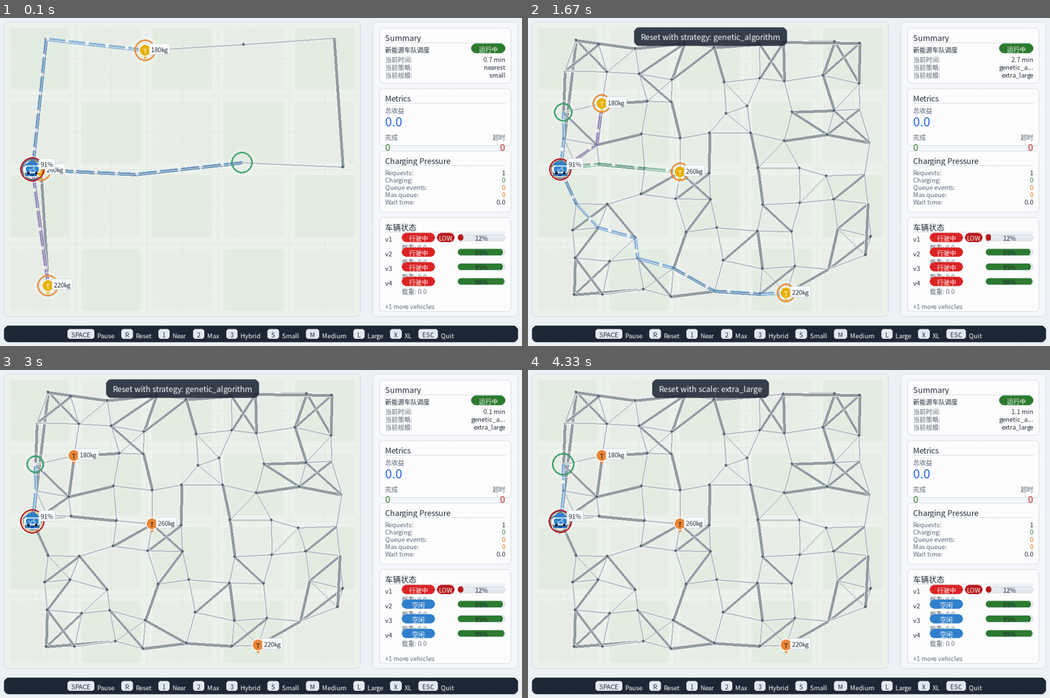
Above: before the commit, frames 1-4 (two rows, left to right).
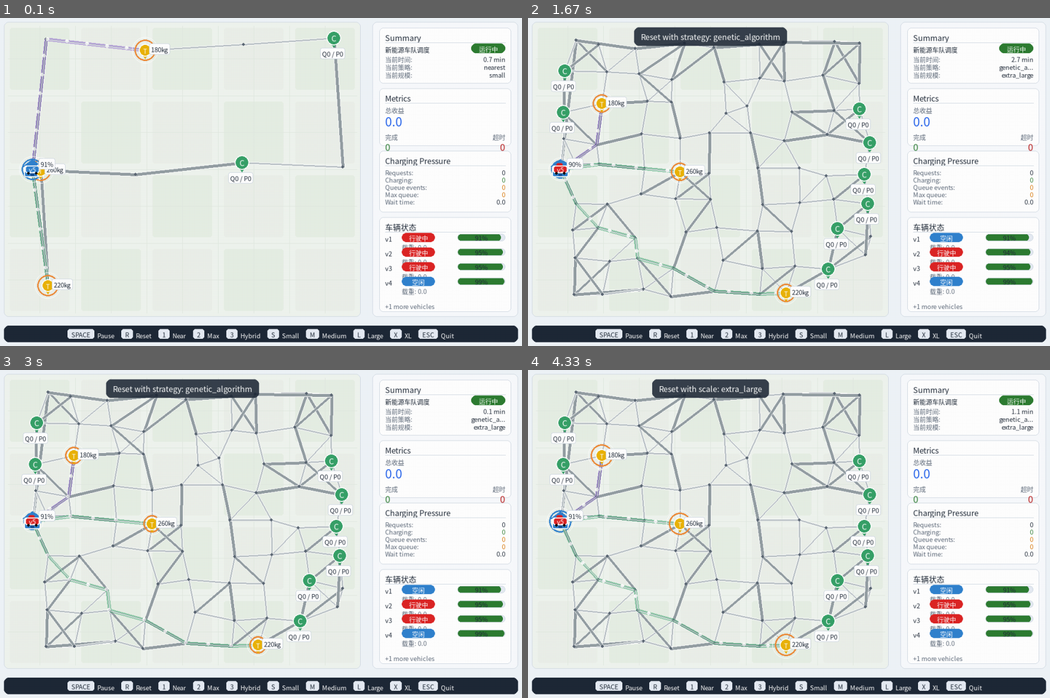
Above: after the commit, the same moments.

Repository: Ltyyyyy0429/Data-Structure-Course-Design
Game: pygame game, started from ui/simulator_app.py
Same seed, same stepped clock (60 frames per second), same inputs: the game is played once before the commit and once after it.
Inputs:
- Up to frame 1 (0.1 s): no input
- Up to frame 2 (1.67 s): tap one key every 0.33 s from 0.33 s: 4 2 X 4
- Up to frame 3 (3 s): tap M at 2.17, 2.5 s; tap X at 2.9 s; tap 4 at 2.98 s
- Up to frame 4 (4.33 s): tap X at 3.2, 3.4, 3.7, 3.9, 4.2 s

The runs differ from the first frame. In frame 1, 1.6% of the frame differs, in the area x 3-97%, y 4-82%; in frame 2, 2.5%; in frame 3, 3.3%; in frame 4, 3.4%, in the area x 3-97%, y 13-88%.

Commit message:
chore: update final experiment outputs and UI docs

Diff:
--- a/batch_experiment.py
+++ b/batch_experiment.py
@@ -2,6 +2,7 @@
 
 import json
 import csv
+import math
 import os
 import random
 import sys
@@ -10,6 +11,7 @@
 from simulator.pathfinder_adapter import RealPathfinder
 from core.difficulty import get_difficulty_config
 from core.map_generator import generate_all_maps
+from strategy import Dispatcher
 
 
 SCALES = ["small", "medium", "large", "extra_large"]
@@ -31,6 +33,48 @@
     "total_charging_wait_time",
     "max_queue_length",
 ]
+
+
+def expected_run_count(difficulties: list[str]) -> int:
+    """Return the number of rows expected for the selected experiment scope."""
+    return len(difficulties) * len(SCALES) * len(STRATEGIES)
+
+
+def validate_results(results: list[dict], difficulties: list[str]) -> None:
+    """Fail fast if the unified experiment output is incomplete.
+
+    This prevents accidentally writing an old 36-row CSV or a partial CSV when
+    one strategy/scale/difficulty combination crashes.
+    """
+    expected_count = expected_run_count(difficulties)
+    if len(results) != expected_count:
+        raise RuntimeError(
+            f"实验结果行数不完整: 当前 {len(results)} 行，期望 {expected_count} 行。"
+        )
+
+    required_combinations = {
+        (difficulty, scale, strategy)
+        for difficulty in difficulties
+        for scale in SCALES
+        for strategy in STRATEGIES
+    }
+    actual_combinations = {
+        (row.get("difficulty"), row.get("scale"), row.get("strategy"))
+        for row in results
+    }
+    missing = sorted(required_combinations - actual_combinations)
+    if missing:
+        raise RuntimeError(f"实验组合缺失: {missing}")
+
+    for index, row in enumerate(results, start=1):
+        for field in EXPERIMENT_FIELDS:
+            if field not in row:
+                raise RuntimeError(f"第 {index} 行缺少字段: {field}")
+            value = row[field]
+            if value is None or value == "":
+                raise RuntimeError(f"第 {index} 行字段为空: {field}")
+            if isinstance(value, float) and math.isnan(value):
+                raise RuntimeError(f"第 {index} 行字段为 NaN: {field}")
 
 
 def get_default_graph():
@@ -197,7 +241,18 @@
     graph_data = load_graph_data(scale)
     pathfinder = RealPathfinder(map_path)
     config = get_difficulty_config(scale, difficulty)
-    sim = Simulator(graph_data, scale, strategy, pathfinder=pathfinder, config=config)
+    # Use converted graph_data to initialize B's nodes, task points and
+    # charging stations, then inject A's RealPathfinder for true Dijkstra.
+    # Passing pathfinder directly makes Simulator read A node types
+    # (warehouse/charging/normal), so B-side charging/task logic becomes empty.
+    sim = Simulator(graph_data, scale, strategy, config=config)
+    sim.pathfinder = pathfinder
+    sim._dispatcher = Dispatcher(
+        pathfinder,
+        strategy,
+        consume_rate=sim.energy_per_km,
+        load_capacity=sim.load_capacity,
+    )
 
     if sim._task_generator is not None:
         sim._task_generator.reset(seed)
@@ -243,6 +298,8 @@
 
     # Ensure all maps exist
     ensure_all_maps()
+
+    failures = []
 
     for current_difficulty in difficulties:
         for scale in SCALES:
@@ -273,6 +330,17 @@
                     print(f"  错误: {current_difficulty}/{scale}/{strategy} - {e}")
                     import traceback
                     traceback.print_exc()
+                    failures.append((current_difficulty, scale, strategy, str(e)))
+
+    if failures:
+        print("\n以下实验失败，已停止写入 CSV：")
+        for difficulty_name, scale_name, strategy_name, error_text in failures:
+            print(f"- {difficulty_name}/{scale_name}/{strategy_name}: {error_text}")
+        raise RuntimeError(
+            f"批量实验失败 {len(failures)} 组；请修复后重新运行，不会生成残缺 CSV。"
+        )
+
+    validate_results(results, difficulties)
 
     # 保存结果到 CSV
     os.makedirs("results", exist_ok=True)
--- a/results/experiment_results.csv
+++ b/results/experiment_results.csv
@@ -1,37 +1,49 @@
 difficulty,scale,strategy,total_score,completed_tasks,timeout_tasks,total_distance,charging_times,low_battery_events,charging_requests,charging_queue_events,total_charging_wait_time,max_queue_length
-easy,small,nearest,1926.5,10,2,554.0,0,0,0,0,0.0,0
-easy,small,largest,-307.2,4,9,605.4,0,1,1,0,0.0,0
-easy,small,energy_aware_hybrid,-60.4,4,8,621.0,0,0,0,0,0.0,0
-easy,medium,nearest,1581.6,10,5,661.7,0,0,0,0,0.0,0
-easy,medium,largest,-920.5,2,11,652.7,0,0,0,0,0.0,0
-easy,medium,energy_aware_hybrid,-186.2,4,9,654.0,0,0,0,0,0.0,0
-easy,large,nearest,516.9,3,4,671.7,0,0,0,0,0.0,0
-easy,large,largest,-627.0,1,7,679.2,0,0,0,0,0.0,0
-easy,large,energy_aware_hybrid,497.6,4,4,684.2,0,0,0,0,0.0,0
+easy,small,nearest,2458.5,12,3,957.4,0,0,0,0,0.0,0
+easy,small,largest,923.6,8,6,1063.5,0,0,0,0,0.0,0
+easy,small,energy_aware_hybrid,2022.0,10,3,893.0,0,0,0,0,0.0,0
+easy,small,genetic_algorithm,2022.0,10,3,976.3,0,0,0,0,0.0,0
+easy,medium,nearest,8470.8,27,2,2089.4,0,0,0,0,0.0,0
+easy,medium,largest,3990.6,14,11,2130.1,0,0,0,0,0.0,0
+easy,medium,energy_aware_hybrid,7277.3,22,6,2197.4,0,0,0,0,0.0,0
+easy,medium,genetic_algorithm,7308.1,22,7,2167.2,0,0,0,0,0.0,0
+easy,large,nearest,13654.2,27,2,3160.2,0,1,1,0,0.0,0
+easy,large,largest,9051.2,15,7,3361.2,0,0,0,0,0.0,0
+easy,large,energy_aware_hybrid,13338.2,26,2,3185.3,0,0,0,0,0.0,0
+easy,large,genetic_algorithm,14623.3,29,2,3235.8,0,1,1,0,0.0,0
 easy,extra_large,nearest,714.9,5,4,684.6,0,0,0,0,0.0,0
-easy,extra_large,largest,-544.5,2,7,671.2,0,0,0,0,0.0,0
-easy,extra_large,energy_aware_hybrid,296.4,4,5,668.8,0,0,0,0,0.0,0
-medium,small,nearest,-619.4,4,16,352.0,2,6,3,1,0.0,1
-medium,small,largest,-1650.1,1,19,352.0,2,6,3,1,0.0,1
-medium,small,energy_aware_hybrid,-682.7,4,16,291.9,2,4,2,0,0.0,0
-medium,medium,nearest,-1211.2,5,23,463.7,3,6,3,0,0.0,0
-medium,medium,largest,-2800.0,0,28,398.5,2,5,3,0,0.0,0
-medium,medium,energy_aware_hybrid,-2094.4,2,26,467.9,3,6,3,0,0.0,0
-medium,large,nearest,-26.1,5,12,421.1,3,6,3,0,0.0,0
-medium,large,largest,-1275.3,2,15,305.2,2,4,2,0,0.0,0
-medium,large,energy_aware_hybrid,-257.4,4,13,412.5,3,6,3,0,0.0,0
+easy,extra_large,largest,-544.5,2,7,661.2,0,0,0,0,0.0,0
+easy,extra_large,energy_aware_hybrid,714.9,5,4,681.6,0,0,0,0,0.0,0
+easy,extra_large,genetic_algorithm,714.9,5,4,681.6,0,0,0,0,0.0,0
+medium,small,nearest,-266.7,5,15,786.7,2,8,5,1,0.0,1
+medium,small,largest,-959.3,3,17,779.0,2,8,5,1,0.0,1
+medium,small,energy_aware_hybrid,1010.6,9,12,399.8,1,2,1,0,0.0,0
+medium,small,genetic_algorithm,71.4,6,14,787.7,2,8,5,1,0.0,1
+medium,medium,nearest,2481.3,16,17,1308.1,3,11,6,2,0.0,2
+medium,medium,largest,-2080.0,3,25,1472.0,6,19,10,2,0.0,1
+medium,medium,energy_aware_hybrid,1513.6,13,19,1489.1,5,14,7,2,0.0,2
+medium,medium,genetic_algorithm,2626.2,17,16,1282.2,4,11,6,1,0.0,1
+medium,large,nearest,6728.7,22,7,1617.9,6,15,8,1,0.0,1
+medium,large,largest,-1211.9,2,15,860.9,3,10,7,0,0.0,0
+medium,large,energy_aware_hybrid,7235.2,24,7,1708.5,3,15,8,3,0.0,3
+medium,large,genetic_algorithm,6217.6,20,9,1723.0,6,22,12,4,0.0,4
 medium,extra_large,nearest,-28.9,5,13,349.9,2,4,2,0,0.0,0
 medium,extra_large,largest,-1800.0,0,18,436.2,3,6,3,0,0.0,0
-medium,extra_large,energy_aware_hybrid,-962.4,2,16,477.5,3,6,3,0,0.0,0
-hard,small,nearest,-1998.7,1,23,136.5,1,3,2,0,0.0,0
-hard,small,largest,-2400.0,0,24,0.0,0,0,0,0,0.0,0
-hard,small,energy_aware_hybrid,-1998.7,1,23,136.5,1,3,2,0,0.0,0
-hard,medium,nearest,-1197.2,2,17,229.5,1,6,3,2,0.0,2
+medium,extra_large,energy_aware_hybrid,-567.8,3,15,443.1,3,6,3,0,0.0,0
+medium,extra_large,genetic_algorithm,-381.3,4,14,411.4,3,6,3,0,0.0,0
+hard,small,nearest,-1998.7,1,23,142.5,1,4,3,0,0.0,0
+hard,small,largest,-2400.0,0,24,136.4,1,3,2,0,0.0,0
+hard,small,energy_aware_hybrid,-2400.0,0,24,0.0,0,0,0,0,0.0,0
+hard,small,genetic_algorithm,-2000.7,1,23,145.5,1,4,3,0,0.0,0
+hard,medium,nearest,-1553.7,1,18,141.1,1,4,2,1,0.0,1
 hard,medium,largest,-1900.0,0,19,3.3,0,0,0,0,0.0,0
-hard,medium,energy_aware_hybrid,-1197.2,2,17,229.5,1,6,3,2,0.0,2
-hard,large,nearest,-319.8,5,17,286.7,4,8,4,1,99.0,1
-hard,large,largest,-1729.7,2,20,183.7,2,6,3,1,0.0,1
-hard,large,energy_aware_hybrid,-548.9,4,18,232.5,4,8,4,1,109.0,1
+hard,medium,energy_aware_hybrid,-1553.7,1,18,141.1,1,4,2,1,0.0,1
+hard,medium,genetic_algorithm,-1201.2,2,17,231.5,1,6,3,2,0.0,2
+hard,large,nearest,1425.9,10,15,781.6,6,20,10,6,163.0,2
+hard,large,largest,-2200.0,0,22,60.5,0,0,0,0,0.0,0
+hard,large,energy_aware_hybrid,1359.0,10,14,892.2,7,24,12,7,183.0,3
+hard,large,genetic_algorithm,1165.7,9,15,1004.4,8,28,14,9,299.0,4
 hard,extra_large,nearest,1144.6,9,11,319.7,2,10,5,4,112.0,4
 hard,extra_large,largest,-644.2,5,15,255.4,2,9,5,3,93.0,2
-hard,extra_large,energy_aware_hybrid,813.1,7,11,348.0,2,10,5,4,118.0,4
+hard,extra_large,energy_aware_hybrid,882.5,7,11,364.4,2,10,5,4,118.0,4
+hard,extra_large,genetic_algorithm,808.3,7,12,311.3,2,9,5,3,98.0,3
--- a/ui/simulator_app.py
+++ b/ui/simulator_app.py
@@ -23,6 +23,7 @@
 from simulator import Simulator
 from simulator.pathfinder_adapter import RealPathfinder
 from core.difficulty import get_difficulty_config
+from strategy import Dispatcher
 
 try:
     from state_adapter import load_state_from_simulator
@@ -34,16 +35,23 @@
 
 FPS = 60
 SIM_MINUTES_PER_REAL_SECOND = 8.0
-LOW_BATTERY_DEMO = True
+LOW_BATTERY_DEMO = False
 LOW_BATTERY_VALUE = 15.0
 UI_DIFFICULTY = "easy"
 UI_SCALE = "small"
+UI_STRATEGY = "nearest"
 PRESENTATION_FLEET_BY_SCALE = True
 SCALE_TO_MAP_FILE = {
     "small": "data/small_map.json",
     "medium": "data/medium_map.json",
     "large": "data/large_map.json",
     "extra_large": "data/extra_large_map.json",
+}
+SUPPORTED_STRATEGIES = {
+    "nearest",
+    "largest",
+    "energy_aware_hybrid",
+    "genetic_algorithm",
 }
 SCALE_COUNT_FIELD = {
     "small": "count_small",
@@ -173,12 +181,20 @@
     pathfinder = RealPathfinder(map_file)
     config = get_difficulty_config(scale, difficulty)
     apply_presentation_fleet_size(config, scale, difficulty)
+    graph_data = build_b_graph_from_pathfinder(pathfinder)
     simulator = Simulator(
-        graph_data=build_b_graph_from_pathfinder(pathfinder),
+        graph_data=graph_data,
         scale=scale,
         strategy=strategy,
-        pathfinder=pathfinder,
         config=config,
+    )
+    # Keep B's converted graph/state, but use A's RealPathfinder for routing.
+    simulator.pathfinder = pathfinder
+    simulator._dispatcher = Dispatcher(
+        pathfinder,
+        strategy,
+        consume_rate=simulator.energy_per_km,
+        load_capacity=simulator.load_capacity,
     )
 
     add_ui_demo_tasks(simulator, pathfinder)
@@ -244,11 +260,23 @@
     return create_simulator(strategy=strategy, difficulty=difficulty, scale=scale)
 
 
-def parse_cli_args(argv: list[str]) -> tuple[str, str]:
-    """Parse --scale and --difficulty without adding dependencies."""
+def normalize_strategy(strategy: str) -> str:
+    """Return a supported strategy, falling back to nearest if needed."""
+
+    strategy = str(strategy or "nearest")
+    if strategy in SUPPORTED_STRATEGIES:
+        return strategy
+    print(f"[Simulator UI] Unknown strategy '{strategy}', fallback to nearest.")
+    return "nearest"
+
+
+def parse_cli_args(argv: list[str]) -> tuple[str, str, str, bool]:
+    """Parse simple command-line options without adding dependencies."""
 
     scale = UI_SCALE
     difficulty = UI_DIFFICULTY
+    strategy = UI_STRATEGY
+    low_battery_demo = LOW_BATTERY_DEMO
     index = 1
     while index < len(argv):
         arg = argv[index]
@@ -258,10 +286,16 @@
         elif arg == "--difficulty" and index + 1 < len(argv):
             difficulty = argv[index + 1]
             index += 2
+        elif arg == "--strategy" and index + 1 < len(argv):
+            strategy = normalize_strategy(argv[index + 1])
+            index += 2
+        elif arg == "--demo-low-battery":
+            low_battery_demo = True
+            index += 1
         else:
             print(f"[Simulator UI] Ignored argument: {arg}")
             index += 1
-    return scale, difficulty
+    return scale, difficulty, strategy, low_battery_demo
 
 
 def main() -> None:
@@ -273,7 +307,7 @@
 
     current_scale = UI_SCALE
     current_difficulty = UI_DIFFICULTY
-    strategy = "nearest"
+    strategy = UI_STRATEGY
     simulator = create_simulator(strategy=strategy, difficulty=current_difficulty, scale=current_scale)
     paused = False
     running = True
@@ -359,5 +393,5 @@
 
 
 if __name__ == "__main__":
-    UI_SCALE, UI_DIFFICULTY = parse_cli_args(sys.argv)
+    UI_SCALE, UI_DIFFICULTY, UI_STRATEGY, LOW_BATTERY_DEMO = parse_cli_args(sys.argv)
     main()
--- a/visualization/plot_results.py
+++ b/visualization/plot_results.py
@@ -26,8 +26,9 @@
 from pandas.errors import EmptyDataError
 
 SCALES = ["small", "medium", "large", "extra_large"]
-STRATEGIES = ["nearest", "largest", "energy_aware_hybrid"]
+STRATEGIES = ["nearest", "largest", "energy_aware_hybrid", "genetic_algorithm"]
 DIFFICULTIES = ["easy", "medium", "hard"]
+EXPECTED_ROWS = len(SCALES) * len(DIFFICULTIES) * len(STRATEGIES)
 REQUIRED_COLUMNS = [
     "difficulty",
     "scale",
@@ -45,46 +46,61 @@
 ]
 
 
-def create_sample_data() -> pd.DataFrame:
-    rows = []
-    for difficulty_index, difficulty in enumerate(DIFFICULTIES):
-        for scale_index, scale in enumerate(SCALES):
-            for strategy_index, strategy in enumerate(STRATEGIES):
-                base = 600 + difficulty_index * 180 + scale_index * 420
-                rows.append(
-                    {
-                        "difficulty": difficulty,
-                        "scale": scale,
-                        "strategy": strategy,
-                        "total_score": base + strategy_index * 90,
-                        "completed_tasks": 8 + scale_index * 4 + strategy_index,
-                        "timeout_tasks": difficulty_index + strategy_index,
-                        "total_distance": 120 + scale_index * 95 + strategy_index * 28,
-                        "charging_times": difficulty_index * 2 + scale_index + strategy_index,
-                        "low_battery_events": difficulty_index * 5 + scale_index * 2 + strategy_index,
-                        "charging_requests": difficulty_index * 4 + scale_index * 2 + strategy_index,
-                        "charging_queue_events": difficulty_index + strategy_index,
-                        "total_charging_wait_time": difficulty_index * 12 + scale_index * 4 + strategy_index,
-                        "max_queue_length": difficulty_index + strategy_index,
-                    }
-                )
-    return pd.DataFrame(rows)
-
-
-def load_or_create_results() -> pd.DataFrame:
+def load_results() -> pd.DataFrame:
+    """Load the official 48-row experiment CSV.
+
+    Final report charts must be based on real batch experiment output.  If the
+    CSV is missing or incomplete, stop and ask the user to regenerate it.
+    """
     RESULTS_DIR.mkdir(parents=True, exist_ok=True)
 
     try:
         df = pd.read_csv(CSV_PATH)
-    except (FileNotFoundError, EmptyDataError):
-        df = create_sample_data()
-        df.to_csv(CSV_PATH, index=False)
-        return df
-
-    has_required_columns = all(column in df.columns for column in REQUIRED_COLUMNS)
-    if df.empty or not has_required_columns:
-        df = create_sample_data()
-        df.to_csv(CSV_PATH, index=False)
+    except FileNotFoundError as exc:
+        raise FileNotFoundError(
+            "results/experiment_results.csv not found. "
+            "Please run python3 batch_experiment.py all first."
+        ) from exc
+    except EmptyDataError as exc:
+        raise ValueError(
+            "results/experiment_results.csv is empty. "
+            "Please run python3 batch_experiment.py all first."
+        ) from exc
+
+    missing_columns = [column for column in REQUIRED_COLUMNS if column not in df.columns]
+    if missing_columns:
+        raise ValueError(
+            f"experiment_results.csv 缺少必要列: {missing_columns}. "
+            "Please run python3 batch_experiment.py all first."
+        )
+
+    if df.empty:
+        raise ValueError(
+            "experiment_results.csv 没有任何实验行。"
+            "Please run python3 batch_experiment.py all first."
+        )
+
+    if len(df) != EXPECTED_ROWS:
+        raise ValueError(
+            f"实验行数不完整: 当前 {len(df)} 行，期望 {EXPECTED_ROWS} 行 "
+            "(4 scales x 3 difficulties x 4 strategies). "
+            "Please run python3 batch_experiment.py all first."
+        )
+
+    if df[REQUIRED_COLUMNS].isna().any().any():
+        bad_columns = df[REQUIRED_COLUMNS].columns[df[REQUIRED_COLUMNS].isna().any()].tolist()
+        raise ValueError(f"experiment_results.csv 存在空值/NaN 列: {bad_columns}")
+
+    required_combinations = {
+        (difficulty, scale, strategy)
+        for difficulty in DIFFICULTIES
+        for scale in SCALES
+        for strategy in STRATEGIES
+    }
+    actual_combinations = set(zip(df["difficulty"], df["scale"], df["strategy"]))
+    missing_combinations = sorted(required_combinations - actual_combinations)
+    if missing_combinations:
+        raise ValueError(f"experiment_results.csv 缺少实验组合: {missing_combinations}")
 
     return df
 
@@ -117,9 +133,14 @@
     x_positions = list(range(len(SCALES)))
     num_strategies = len(STRATEGIES)
     bar_width = 0.8 / max(1, num_strategies)
-    colors = {"nearest": "#3182ce", "largest": "#dd6b20", "energy_aware_hybrid": "#2ca02c"}
-
-    plt.figure(figsize=(8, 5))
+    colors = {
+        "nearest": "#3182ce",
+        "largest": "#dd6b20",
+        "energy_aware_hybrid": "#2ca02c",
+        "genetic_algorithm": "#805ad5",
+    }
+
+    plt.figure(figsize=(9.5, 5.4))
     for index, strategy in enumerate(STRATEGIES):
         offset = (index - (num_strategies - 1) / 2) * bar_width
         values = pivot[strategy] if strategy in pivot.columns else [0] * len(SCALES)
@@ -131,14 +152,14 @@
     plt.xlabel("scale")
     plt.ylabel(ylabel)
     plt.xticks(x_positions, SCALES)
-    plt.legend()
+    plt.legend(fontsize=8)
     plt.tight_layout()
     plt.savefig(FIGURE_DIR / file_name, dpi=150)
     plt.close()
 
 
 def main() -> None:
-    df = load_or_create_results()
+    df = load_results()
     FIGURE_DIR.mkdir(parents=True, exist_ok=True)
     language = setup_font()
 
@@ -267,6 +288,7 @@
     print(f"Loaded data from: {CSV_PATH}")
     print(f"Rows: {len(df)}")
     print(f"Difficulties: {sorted(df['difficulty'].unique())}")
+    print(f"Strategies: {list(STRATEGIES)}")
     print(f"Figures saved to: {FIGURE_DIR}")
 
 
Not shown, changed: README.md
Binary file added: results/figures/charging_queue_events_comparison.png
Binary file added: results/figures/charging_requests_comparison.png
Binary file added: results/figures/charging_times_comparison.png
Binary file changed: results/figures/completed_tasks_comparison.png
Binary file added: results/figures/easy_charging_queue_events_comparison.png
Binary file added: results/figures/easy_charging_requests_comparison.png
Binary file added: results/figures/easy_charging_times_comparison.png
Binary file added: results/figures/easy_completed_tasks_comparison.png
Binary file added: results/figures/easy_max_queue_length_comparison.png
Binary file added: results/figures/easy_timeout_tasks_comparison.png
Binary file added: results/figures/easy_total_charging_wait_time_comparison.png
(and 25 more such lines)
